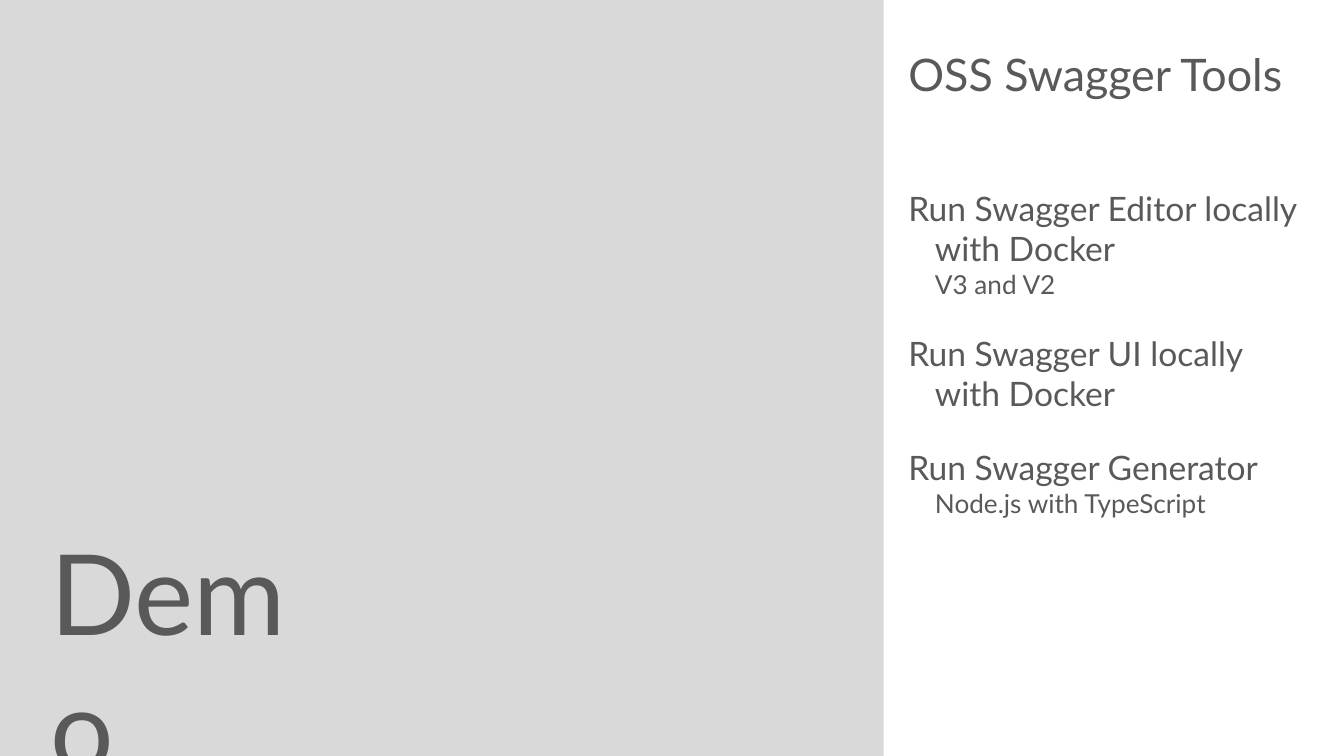
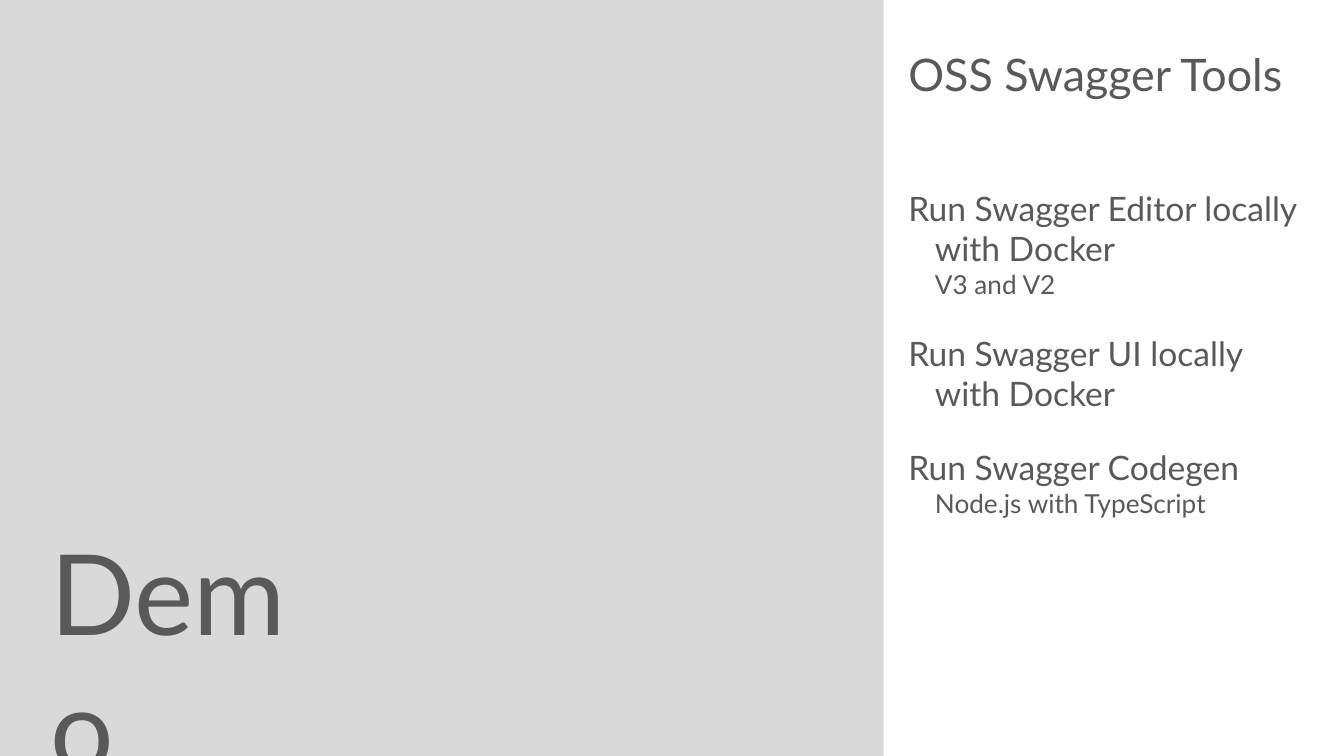
Before and after one commit to rstropek/Samples, a slide deck: slide 24 of Swagger/Swagger-Workshop.pptx (slide 22 before the commit). Drawn at 1344x756 pixels with LibreOffice and Linux fonts; fonts in the diff are those of the drawing. Boxes give left, top, right and bottom in pixels: in the first picture for what was removed or moved away, otherwise in the second. Text is boxed around its words. In the diff, an @@ line names an element or a change of style, - is before the commit and + after.

Commit message:
Update Swagger slides

```diff
--- a/Swagger/Swagger-Workshop.pptx
+++ b/Swagger/Swagger-Workshop.pptx
@@ text at (x1=908, y1=455, x2=1239, y2=486): text changed @@
-Run Swagger Generator
+Run Swagger Codegen
```
Also in this commit, not shown: 3 other slides changed, 2 slides added.
